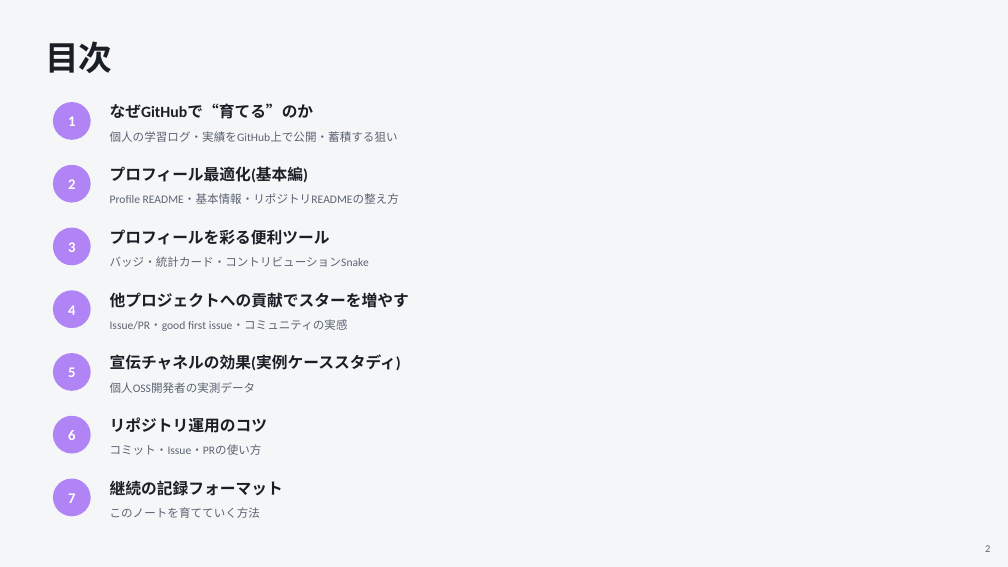
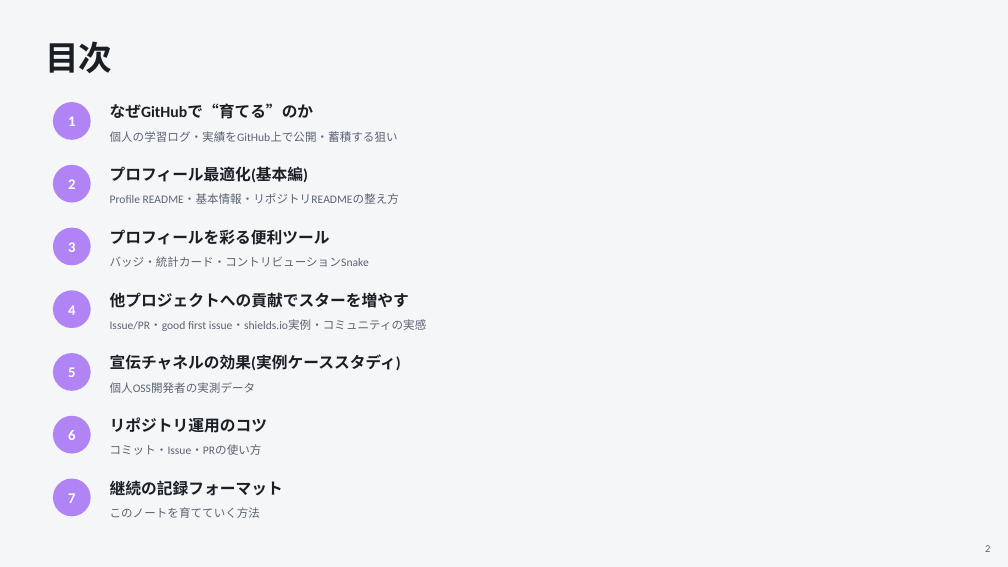
Before and after one commit to w-index-m/tech-notes, a slide deck: slide 2 of github-strategy-guide.pptx. Drawn at 1008x567 pixels with LibreOffice and Linux fonts; fonts in the diff are those of the drawing. Boxes give left, top, right and bottom in pixels: in the first picture for what was removed or moved away, otherwise in the second. Text is boxed around its words. In the diff, an @@ line names an element or a change of style, - is before the commit and + after.

```diff
--- a/github-strategy-guide.pptx
+++ b/github-strategy-guide.pptx
@@ text at <box>110,319,426,331</box>: text changed @@
-Issue/PR・good first issue・コミュニティの実感
+Issue/PR・good first issue・shields.io実例・コミュニティの実感
```
Also in this commit, not shown: 4 other slides changed, 1 slide added.
